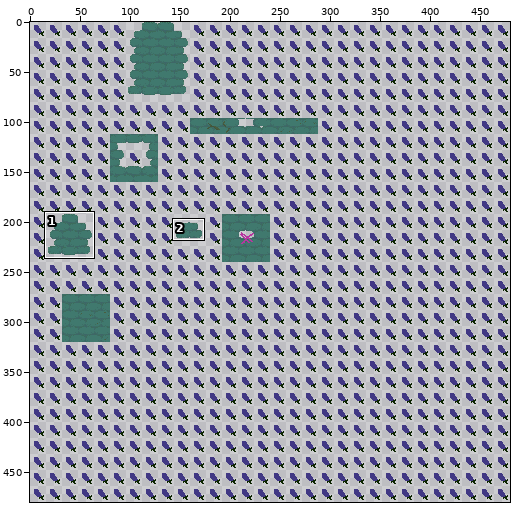
Pixel-art file, stored at Assets/Sprites/Tiles/background_bricks.aseprite. Above: a wide view before the commit, with the close-up outlined.
Close-up. The starting point:
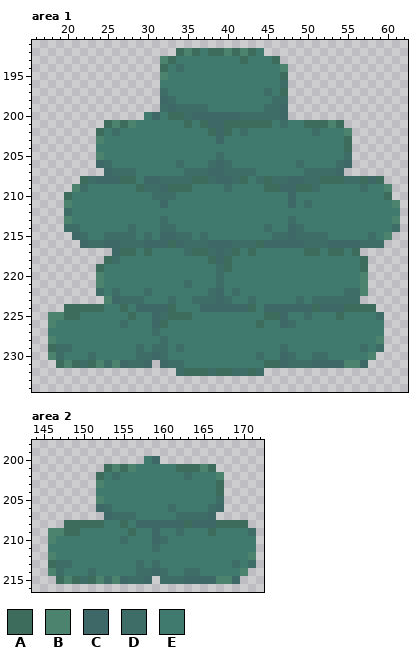
480x480 pixels, 1 frame. Colours within 5 levels of each other are drawn and written as one. Shown: area 1: x 16..62, y 191..234; area 2: x 144..172, y 198..216. The commit also changed other parts of the picture, which this record leaves out.
Palette (. is transparent): A #3d6c5c  B #4c836f  C #3e6767  D #3e6d67  E #40796e
After the commit:
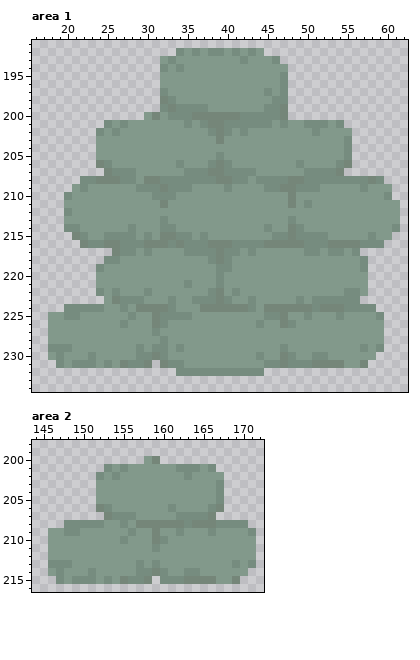
Diff:
@@ palette @@
-C #3e6767
+C #758679
-D #3e6d67
+D #768c7f
-E #40796e
+E #82998b
--- area 1
@@ x 16..62 @@
 191 ...............................................
-192 ..................ABAEAABABAE..................
-193 ................BAEEEEEEEEAEEEA................
-194 ................AEDEEEEEEEEEEEEB...............
-195 ................BEEEEEEEEEEEEEEA...............
+192 ..................DEDEDDEDEDE..................
+193 ................EDEEEEEEEEDEEED................
+194 ................DEDEEEEEEEEEEEEE...............
+195 ................EEEEEEEEEEEEEEED...............
 196 ................EEEEEEEEEEEEEEED...............
-197 ................DEEEEEEEEEEEEDEA...............
+197 ................DEEEEEEEEEEEEDED...............
 198 ................CDEEEEEEEEEEEEDD...............
 199 ................DCDDDDEEEEEEEDDC...............
-200 ..............ECEAADCCCCCCDDDDDC...............
-201 .........ABABEEEEEEAEACCAAAAAAEDEEAAABA........
-202 ........AEDEEEEEEEEEEEACAEDEEEEEEEEDEEEB.......
-203 ........BEEEEEEEEEEEEEECEEEEEEEEEEEEEEEA.......
-204 ........EEEEEEEEEEEEEEEEEEEEEEEEEEEEEEEA.......
-205 ........BEEEEEEEEEEEEEEDEEEEEEEEEEEEEEED.......
+200 ..............ECEDDDCCCCCCDDDDDC...............
+201 .........DEDEEEEEEEDEDCCDDDDDDEDEEDDDED........
+202 ........DEDEEEEEEEEEEEDCDEDEEEEEEEEDEEEE.......
+203 ........EEEEEEEEEEEEEEECEEEEEEEEEEEEEEED.......
+204 ........EEEEEEEEEEEEEEEEEEEEEEEEEEEEEEED.......
+205 ........EEEEEEEEEEEEEEEDEEEEEEEEEEEEEEED.......
 206 ........CDEEEEEEEEDEEEDCDEEEEEEEEDEEEEDC.......
 207 .........CDDDEEEEEEDDDCCDDDDEEEEEEDDDDC........
-208 ......ADCCCAAECCDDDDAADCCDAEDADDCCDDAAADDACA...
-209 .....BDEEEEEEADDCAAAEEEEDEEEEAACCAADEEEEEDEEB..
-210 ....AEEEEEEEEEEDDDEEEEEEEEEEEEEECEEEEEEEEEEEA..
-211 ....BEEEEEEEEEEECEEEEEEEEEEEEEEECEDEEEEEEEEEEB.
+208 ......DDCCCDDECCDDDDDDDCCDDEDDDDCCDDDDDDDDCD...
+209 .....EDEEEEEEDDDCDDDEEEEDEEEEDDCCDDDEEEEEDEEE..
+210 ....DEEEEEEEEEEDDDEEEEEEEEEEEEEECEEEEEEEEEEED..
+211 ....EEEEEEEEEEEECEEEEEEEEEEEEEEECEDEEEEEEEEEEE.
 212 ....DEEEEEEEEEEEEEEEEEEEEEEEEEEEEEEEEEEEEEEEEE.
-213 ....BEEEEEEEEEEEDEEEEEEEEEEEEEEEDEEEEEEEEEEEEB.
+213 ....EEEEEEEEEEEEDEEEEEEEEEEEEEEEDEEEEEEEEEEEEE.
 214 ....DDEEEEEEDEEEDDEEEEEEEEEEEDEECDEEEEEEEEEEED.
-215 .....CDEEDDDDEDECCDDEDEEEEEEEEDDCDDDDEEEEEDEB..
-216 ......CDDCCDDDCCCACDDDCCCDDDACCCCCDDDCCCCDDD...
-217 ..........CAAEAEEEEDAADCDAEAEEEEEEAAEAAEA......
-218 .........ADEEEEEEEEEEEACAEEEEEEEEEEEEEEEEA.....
-219 ........AEEEEEEEEEEEEEEDAEEEEEEEEEEEEEEEEA.....
-220 ........BEEEEEEEEEEEEEEDEEEEEEEEEEEEEEEEEB.....
-221 ........BEEEEEEEEEEDEEEDEEEEEEEEEEEEEEEEEB.....
-222 ........DEDEEEDEEEEEEEDCEDEEEEEEEEEEEEEDDB.....
-223 .........BCDDDEEEDEEDDDCDEEDEEEEEDEDDDDDD......
-224 ....AAAAAEEAECCCCAEEECCCCCCAECCCCCCACCCAAAA....
-225 ..BBAAEEEEEEAEECDAAAEEEEEEEEEAACEEDEEEAEEEED...
-226 ..BEEEEEEEEDEEECAEEEEEEEEEEEAEECDEEEEEEEEEEE...
+215 .....CDEEDDDDEDECCDDEDEEEEEEEEDDCDDDDEEEEEDEE..
+216 ......CDDCCDDDCCCDCDDDCCCDDDDCCCCCDDDCCCCDDD...
+217 ..........CDDEDEEEEDDDDCDDEDEEEEEEDDEDDED......
+218 .........DDEEEEEEEEEEEDCDEEEEEEEEEEEEEEEED.....
+219 ........DEEEEEEEEEEEEEEDDEEEEEEEEEEEEEEEED.....
+220 ........EEEEEEEEEEEEEEEDEEEEEEEEEEEEEEEEEE.....
+221 ........EEEEEEEEEEEDEEEDEEEEEEEEEEEEEEEEEE.....
+222 ........DEDEEEDEEEEEEEDCEDEEEEEEEEEEEEEDDE.....
+223 .........ECDDDEEEDEEDDDCDEEDEEEEEDEDDDDDD......
+224 ....DDDDDEEDECCCCDEEECCCCCCDECCCCCCDCCCDDDD....
+225 ..EEDDEEEEEEDEECDDDDEEEEEEEEEDDCEEDEEEDEEEED...
+226 ..EEEEEEEEEDEEECDEEEEEEEEEEEDEECDEEEEEEEEEEE...
 227 ..EEEEEEEEEEEEEDEEEEEEEEEEEEEEEEEEEEEEEEEEEE...
-228 ..BEEEEEEEEEEEEEDEEEEEEEEEEEEEEEEEEEEEEEEEEB...
-229 ..ADDEEEEEEEEDEDDEDEEEEEEEEEEEEDEEEEEEEEEDED...
-230 ..BDEEEDEEEEEDDCDEEEEEEEEEEEDEECDEEDDEEEEEB....
-231 ...ABADABDBCDDC.CDDEEEEEEEEEEAACDDDCCCCBBC.....
-232 ..................DAAADAADDAD..................
+228 ..EEEEEEEEEEEEEEDEEEEEEEEEEEEEEEEEEEEEEEEEEE...
+229 ..DDDEEEEEEEEDEDDEDEEEEEEEEEEEEDEEEEEEEEEDED...
+230 ..EDEEEDEEEEEDDCDEEEEEEEEEEEDEECDEEDDEEEEEE....
+231 ...DEDDDEDECDDC.CDDEEEEEEEEEEDDCDDDCCCCEEC.....
+232 ..................DDDDDDDDDDD..................
 233 ...............................................
--- area 2
@@ x 144..172 @@
 200 ..............EC.............
-201 .........ABABEEEEEAAABA......
-202 ........AEDEEEEEEEEDEEEB.....
-203 ........BEEEEEEEEEEEEEEA.....
-204 ........EEEEEEEEEEEEEEEA.....
-205 ........BEEEEEEEEEEEEEED.....
+201 .........DEDEEEEEEDDDED......
+202 ........DEDEEEEEEEEDEEEE.....
+203 ........EEEEEEEEEEEEEEED.....
+204 ........EEEEEEEEEEEEEEED.....
+205 ........EEEEEEEEEEEEEEED.....
 206 ........CDEEEEEEEDEEEEDC.....
 207 .........CDDDEEEEEDDDDC......
-208 ....AAAAAEEAECCCCCCACCCAAAA..
-209 ..BBAAEEEEEEAEECEEDEEEAEEEED.
-210 ..BEEEEEEEEDEEECDEEEEEEEEEEE.
+208 ....DDDDDEEDECCCCCCDCCCDDDD..
+209 ..EEDDEEEEEEDEECEEDEEEDEEEED.
+210 ..EEEEEEEEEDEEECDEEEEEEEEEEE.
 211 ..EEEEEEEEEEEEEDEEEEEEEEEEEE.
-212 ..BEEEEEEEEEEEEEEEEEEEEEEEEB.
-213 ..ADDEEEEEEEEDEDEEEEEEEEEDED.
-214 ..BDEEEDEEEEEDDCDEEDDEEEEEB..
-215 ...ABADABDBCDDC.DDDCCCCBBC...
+212 ..EEEEEEEEEEEEEEEEEEEEEEEEEE.
+213 ..DDDEEEEEEEEDEDEEEEEEEEEDED.
+214 ..EDEEEDEEEEEDDCDEEDDEEEEEE..
+215 ...DEDDDEDECDDC.DDDCCCCEEC...
 216 .............................
Changed places in both close-ups, as pixel boxes (x1, y1, x2, y2):
changed: (48, 48, 400, 376)
changed: (48, 456, 256, 584)
